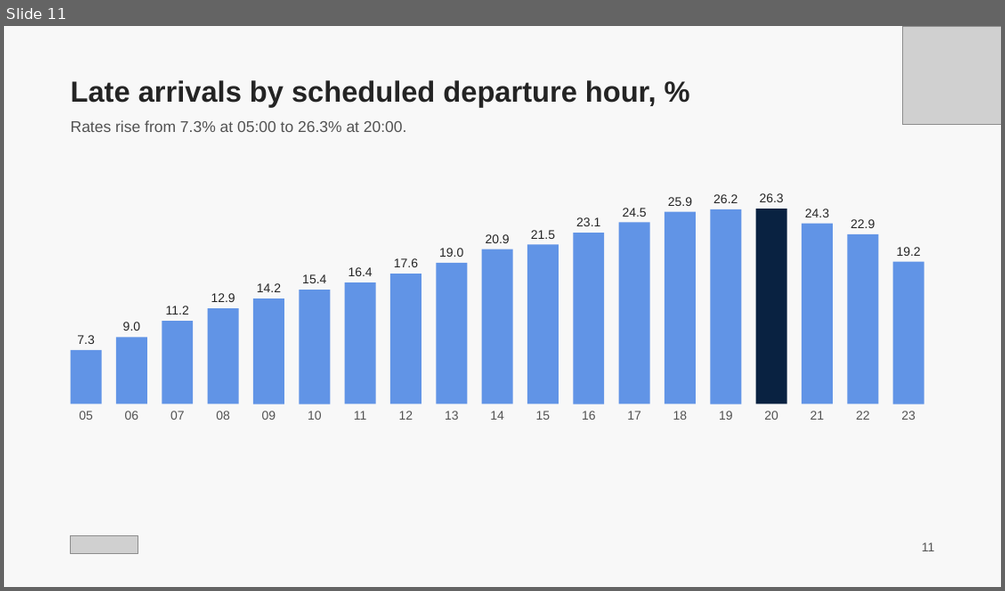
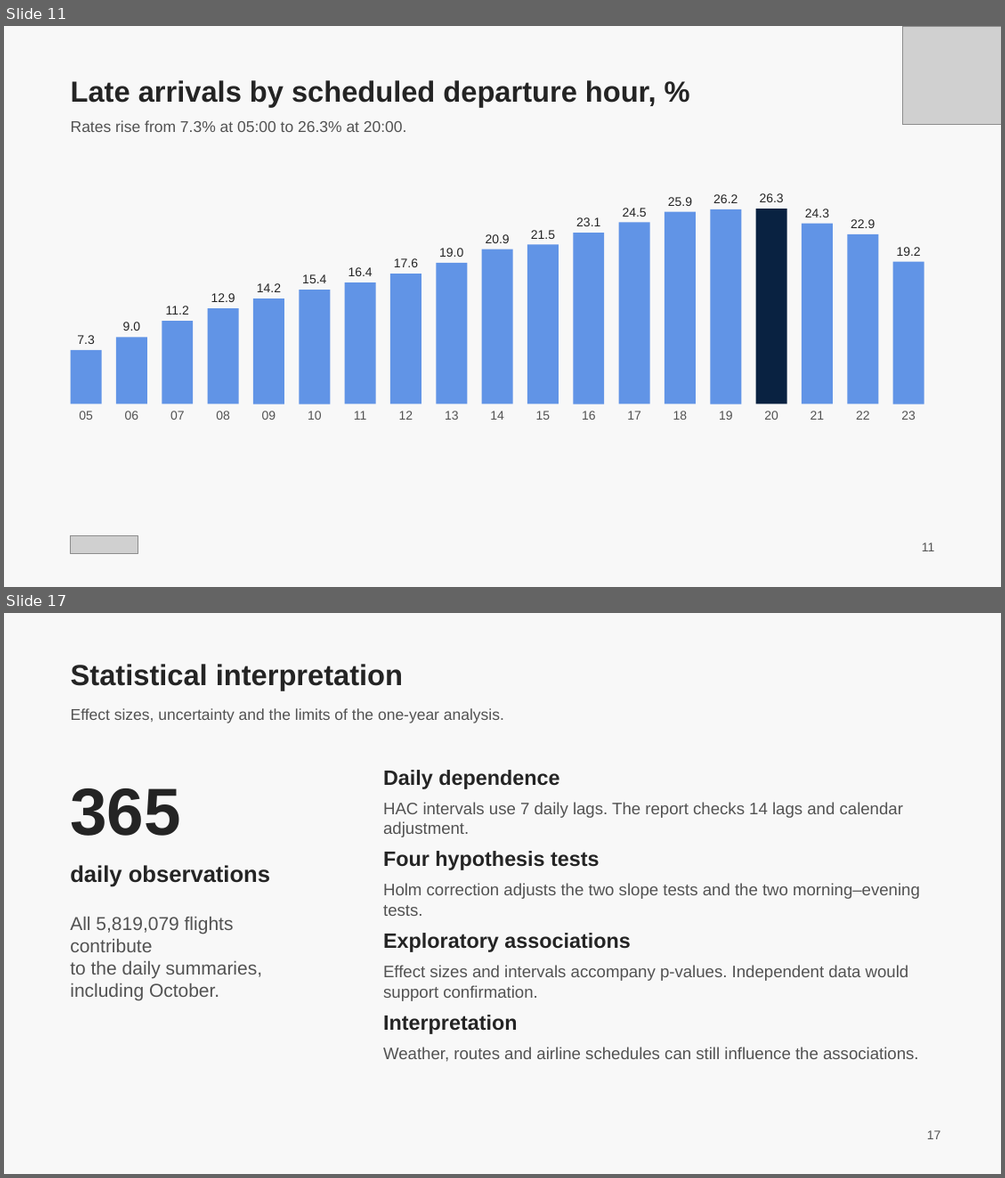
Before and after one commit to aknazar47/Programming-Final-Flights, a slide deck: submission/Flight Delays and Cancellations.pptx. Shown one above the other, each under a label of ours: slide 11 before the commit, slides 11 and 17 after it; the slides between them are not shown. The pictures are 1005x591 and 1005x1178 pixels, drawn with LibreOffice and Linux fonts; fonts in the diff are those of the drawing; grey boxes stand for pictures. Boxes give left, top, right and bottom in pixels: in the first picture for what was removed or moved away, otherwise in the second. Text is boxed around its words. In the diff, an @@ line names an element or a change of style, - is before the commit and + after.

Commit message:
Update final report with APA references and statistical presentation

```diff
--- a/submission/Flight Delays and Cancellations.pptx
+++ b/submission/Flight Delays and Cancellations.pptx
@@ slide 17 added at box(4, 613, 1001, 1174), background #F8F8F8 @@
@@ text added at box(71, 664, 403, 690), 28 pt, text #242424, bold @@
+Statistical interpretation
@@ text added at box(71, 708, 504, 723), 15 pt, text #525252 @@
+Effect sizes, uncertainty and the limits of the one-year analysis.
@@ text added at box(383, 770, 559, 789), 20 pt, text #242424, bold @@
+Daily dependence
@@ text added at box(70, 788, 180, 835), 64 pt, text #242424, bold @@
+365
@@ text added at box(383, 802, 903, 837), 16 pt, text #525252 @@
+HAC intervals use 7 daily lags. The report checks 14 lags and calendar adjustment.
@@ text added at box(383, 851, 599, 870), 20 pt, text #242424, bold @@
+Four hypothesis tests
@@ text added at box(70, 865, 270, 887), 22 pt, text #242424, bold @@
+daily observations
@@ text added at box(383, 883, 920, 916), 16 pt, text #525252 @@
+Holm correction adjusts the two slope tests and the two morning–evening tests.
@@ text added at box(70, 916, 262, 1001), 18 pt, text #525252 @@
+All 5,819,079 flights contribute
+to the daily summaries,
+including October.
@@ text added at box(383, 933, 630, 952), 20 pt, text #242424, bold @@
+Exploratory associations
@@ text added at box(383, 965, 909, 1001), 16 pt, text #525252 @@
+Effect sizes and intervals accompany p-values. Independent data would support confirmation.
@@ text added at box(383, 1014, 517, 1034), 20 pt, text #242424, bold @@
+Interpretation
@@ text added at box(383, 1046, 919, 1062), 16 pt, text #525252 @@
+Weather, routes and airline schedules can still influence the associations.
@@ text added at box(927, 1130, 941, 1139), 12 pt, text #525252 @@
+17
```
Also in this commit, not shown: 7 slides changed, 3 other slides added, 1 other file.
